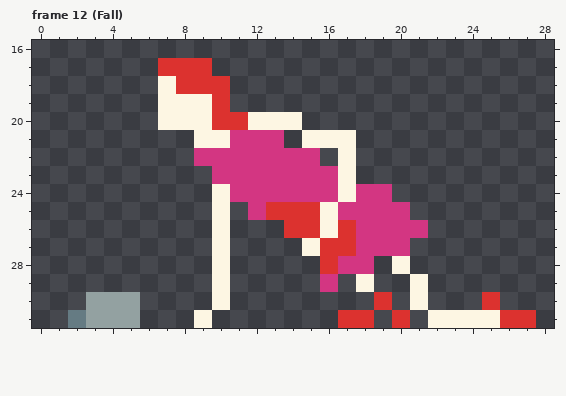
Pixel-art file: Woman/Woman.aseprite. The picture above was drawn from the file before the commit.
32x32 pixels, 13 frames. Shown: frame 12 (Fall): x 0..28, y 16..31. The commit also changed other frames, which this record leaves out.
After:
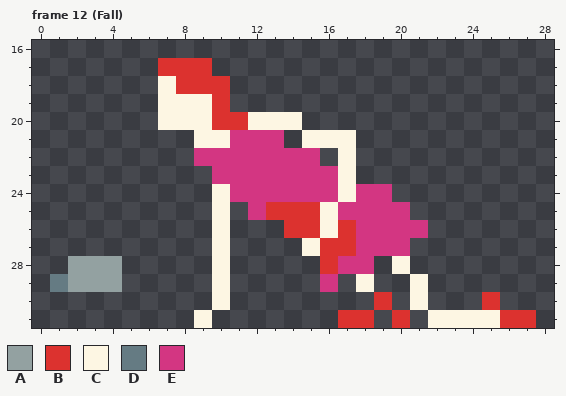
Palette (. is transparent): A #93a1a1  B #dc322f  C #fdf6e3  D #657b83  E #d33682
Edits made:
--- frame 12 (Fall), layer "Arms/BackArm"
@@ x 0..7 @@
 27 ........
-28 ........
-29 ........
-30 ...AAA..
-31 ..DAAA..
+28 ..AAA...
+29 .DAAA...
+30 ........
+31 ........
